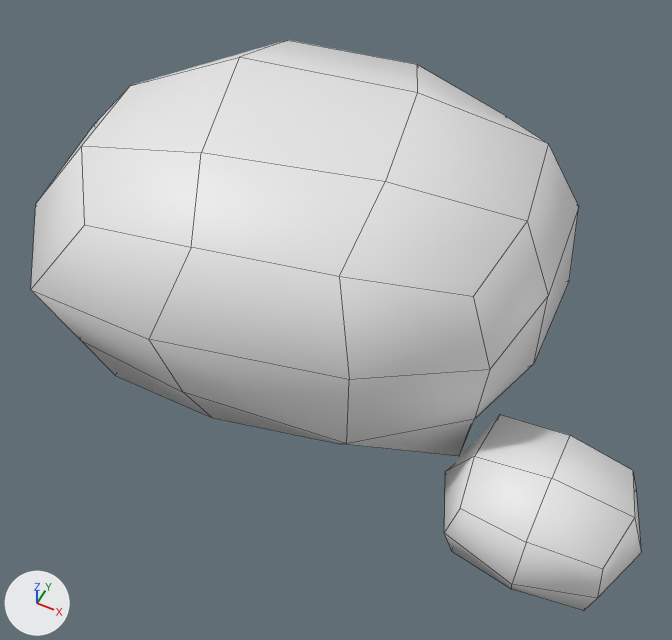
The FBX model Assets/Models/Gates/BallValley/BallValley_Kit_Boulder_Mossy.fbx, before and after one commit.
Camera for both pictures: a 50 mm lens placed at (1.8, -3.32, 4.32), pointed at (0.29, -0.3, 0.55). Arrows for +X, +Y and +Z are at lower left; the lights stay in place. The older version comes first. Mesh edges are drawn as thin lines. Materials are left out; every surface is plain grey. Where no turn or scale is listed for an object, it has been applied to the vertices.

Names of what the first picture shows: 'BallValley_Kit_Boulder_Mossy'.
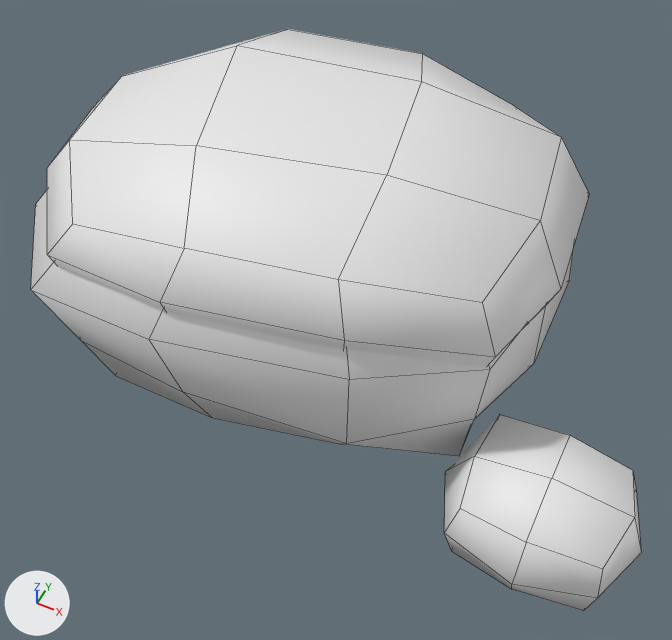
Changed parts and their boxes (x1, y1, x2, y2) in the pictures (672 x 640 px):
'BallValley_Kit_Boulder_Mossy', reshaped: before (31, 40, 641, 611); after (31, 29, 641, 611)
part 1 of me_ballvalley_kit_boulder_mossy, added: after (47, 29, 589, 367)

The change, as a list of edits to the scene's bpy script:
```text
Change me_ballvalley_kit_boulder_mossy:
    used by ob_ballvalley_kit_boulder_mossy; location = (0.0, 0.0, 0.0)
    remove me_ballvalley_kit_boulder_mossy.from_pydata(...)  # 82 vertices, 78 faces; spans x -1.47..2.15, y -1.18..1.13, z -0.15..1.61
    add me_ballvalley_kit_boulder_mossy.from_pydata(...)  # 122 vertices, 111 faces; spans x -1.47..2.15, y -1.18..1.16, z -0.15..1.67
    me_ballvalley_kit_boulder_mossy part 1: a new loose piece of 40 vertices spanning x -1.45..1.38, y -1.09..1.16, z 0.86..1.67
```
